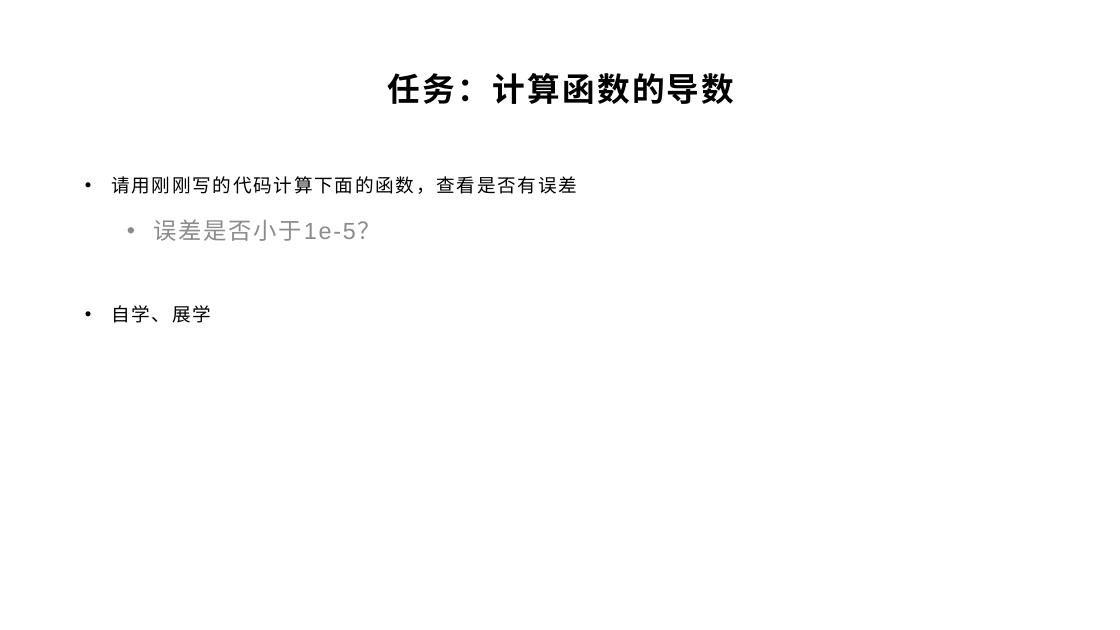
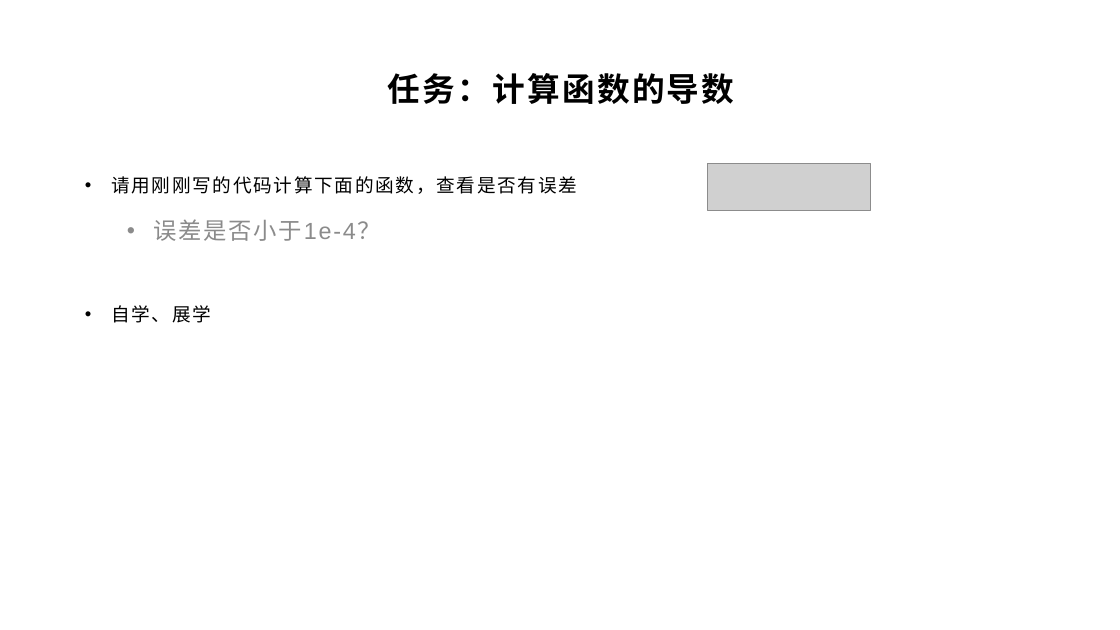
Before and after one commit to yyc-git/DeepLearningEdu, a slide deck: slide 11 of lessons/4_gradient_check/ppt/全连接层的梯度检查.pptx. Drawn at 1120x630 pixels with LibreOffice and Linux fonts; fonts in the diff are those of the drawing; grey boxes stand for pictures; background and template pictures are left out. Boxes give left, top, right and bottom in pixels: in the first picture for what was removed or moved away, otherwise in the second. Text is boxed around its words. In the diff, an @@ line names an element or a change of style, - is before the commit and + after.

```diff
--- a/lessons/4_gradient_check/ppt/全连接层的梯度检查.pptx
+++ b/lessons/4_gradient_check/ppt/全连接层的梯度检查.pptx
@@ picture added at bbox=[707, 164, 870, 211] @@
@@ text at bbox=[153, 219, 381, 241]: text changed @@
-  • 误差是否小于1e-5？
+  • 误差是否小于1e-4？
```
Also in this commit, not shown: 5 other slides changed, 4 slides added, 1 slide removed, 1 other file.
